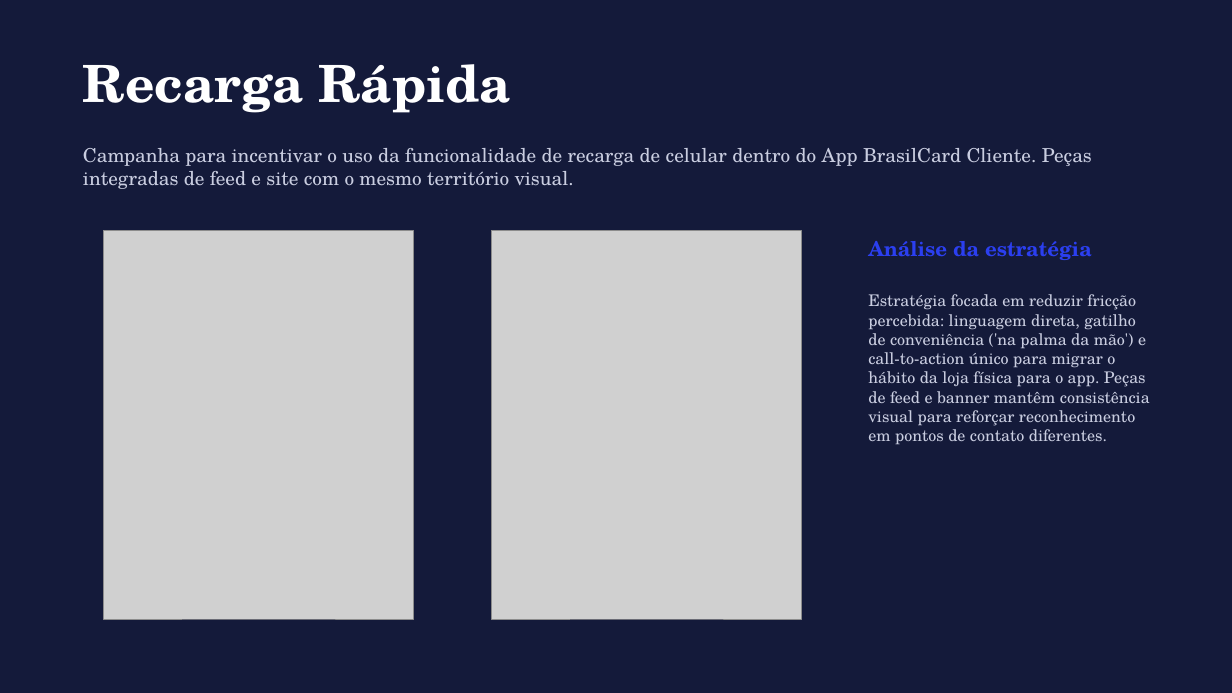
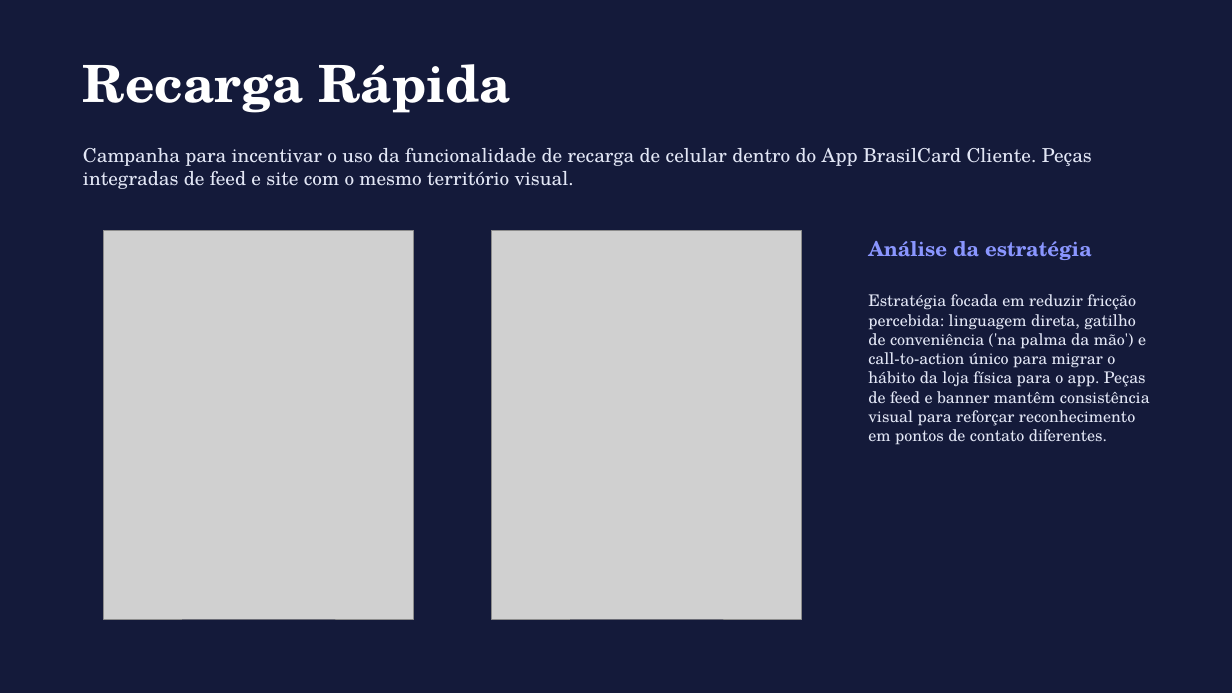
Before and after one commit to affontess-ops/portfolio-antonio, a slide deck: slide 2 of public/antonio-fontes-portfolio.pptx. Drawn at 1232x693 pixels with LibreOffice and Linux fonts; fonts in the diff are those of the drawing; grey boxes stand for pictures. Boxes give left, top, right and bottom in pixels: in the first picture for what was removed or moved away, otherwise in the second. Text is boxed around its words. In the diff, an @@ line names an element or a change of style, - is before the commit and + after.

```diff
--- a/public/antonio-fontes-portfolio.pptx
+++ b/public/antonio-fontes-portfolio.pptx
@@ text "Campanha para incentivar o uso ..." at (x1=83, y1=148, x2=1092, y2=189): text colour #C9CDE0 to #E2E6F5 @@
@@ text "Análise da estratégia" at (x1=868, y1=241, x2=1092, y2=260): text colour #2B3FF0 to #8A96FF @@
@@ text "Estratégia focada em reduzir fricção ..." at (x1=868, y1=294, x2=1150, y2=445): text colour #C9CDE0 to #E2E6F5 @@
```
Also in this commit, not shown: 6 other slides changed, 1 other file.
